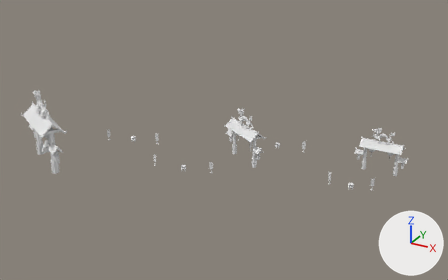
What one commit did to the glTF model models/lantern-festival/staticDecor.glb.
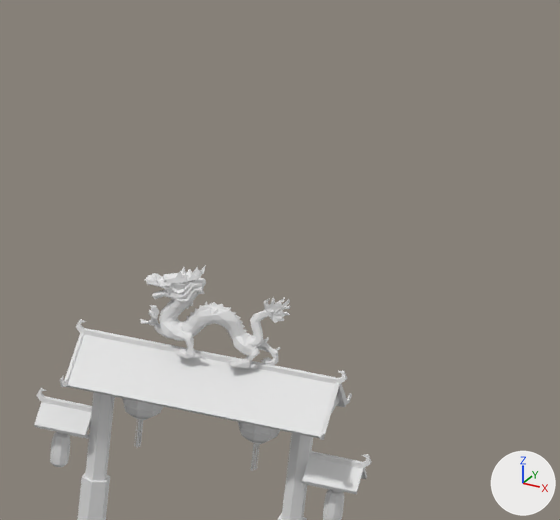
Each version is shown whole from a camera (50 mm lens) standing at (-114.8, -374.8, 93.1) and looking at (-207.5, -206.3, 8.9), then close up on the part from 78% to 98% of the width and 30% to 60% of the height. Every picture has the same lights, and +X, +Y and +Z are marked at lower right. Objects named as collision shapes, trigger or cutter boxes, shadow casters or lower levels of detail are left out. Where no turn or scale is listed for an object, it has been applied to the vertices.

Objects in the first close-up: 'ChineseGate_03', 'ChineseLantern_01', 'ChineseStatueDragon_01'.
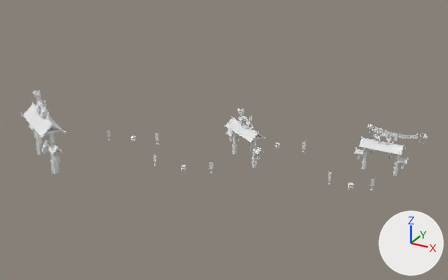
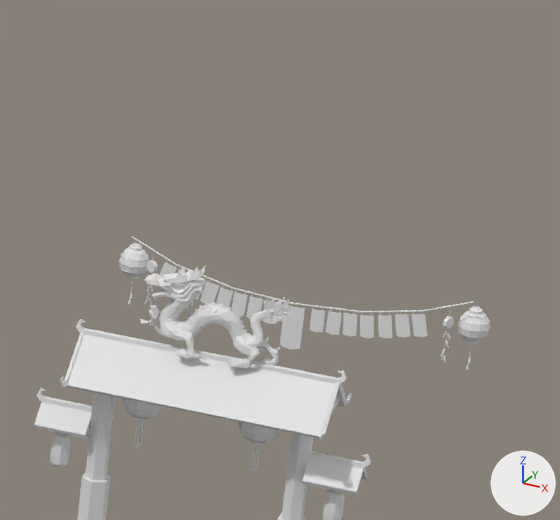
Changed parts and their boxes [x1, y1, x2, y2] in the close-ups (560 x 520 px):
'ChineseLantern_04', added: after [458, 306, 490, 370]
'ChineseFlag_06', added: after [280, 305, 305, 349]
'ChineseLantern_08', added: after [119, 242, 149, 305]
'extrudedSurface1', added: after [131, 236, 475, 313]
'ChineseFlag_05', added: after [411, 312, 428, 337]
'ChineseFlag_04', added: after [360, 313, 374, 338]
'ChineseFlag_02 (8)', added: after [395, 312, 410, 337]
'ChineseFlag_08', added: after [326, 309, 342, 335]
'ChineseFlag_03', added: after [378, 315, 393, 338]
'ChineseFlag_07', added: after [343, 313, 357, 336]
'ChineseFlag_09', added: after [309, 307, 325, 332]
'ChineseFlag_012', added: after [231, 291, 248, 316]
'ChineseFlag_014', added: after [200, 279, 219, 305]
'ChineseFlag_011', added: after [246, 294, 263, 319]
'ChineseFlag_013', added: after [216, 285, 233, 307]
'ChineseFireworks_02', added: after [441, 305, 454, 362]
'ChineseFireworks_03', added: after [144, 251, 157, 304]
'ChineseFlag_017', added: after [159, 261, 177, 277]
'ChineseFlag_010', added: after [262, 300, 277, 324]

Patch to the scene script:
```diff
--- a/models/lantern-festival/staticDecor.glb.py
+++ b/models/lantern-festival/staticDecor.glb.py
@@ ob_chineseflag_017 @@
+ob_chineseflag_017 = bpy.data.objects.new('ChineseFlag_017', me_chineseflag_017)  # 76 vertices, 140 faces; spans x -0.14..0.97, y -0.01..0.01, z 0.59..2.22; in mat_minitown_mtl (its picture is missing)
+ob_chineseflag_017.location = (-167.13, -166.96, 5.41)
@@ ob_chineseflag_014 @@
+ob_chineseflag_014 = bpy.data.objects.new('ChineseFlag_014', me_chineseflag_014)  # 76 vertices, 140 faces; spans x -0.22..0.79, y -0.01..0.01, z 0.63..2.24; in mat_minitown_mtl (its picture is missing)
+ob_chineseflag_014.location = (-164.42, -166.96, 4.71)
@@ ob_chineseflag_013 @@
+ob_chineseflag_013 = bpy.data.objects.new('ChineseFlag_013', me_chineseflag_013)  # 76 vertices, 140 faces; spans x -0.26..0.68, y -0.01..0.01, z 0.65..2.25; in mat_minitown_mtl (its picture is missing)
+ob_chineseflag_013.location = (-163.49, -166.96, 4.5)
@@ ob_chineseflag_012 @@
+ob_chineseflag_012 = bpy.data.objects.new('ChineseFlag_012', me_chineseflag_012)  # 76 vertices, 140 faces; spans x -0.33..0.51, y -0.01..0.01, z 0.66..2.25; in mat_minitown_mtl (its picture is missing)
+ob_chineseflag_012.location = (-162.48, -166.96, 4.38)
@@ ob_chineseflag_011 @@
+ob_chineseflag_011 = bpy.data.objects.new('ChineseFlag_011', me_chineseflag_011)  # 76 vertices, 140 faces; spans x -0.34..0.49, y -0.01..0.01, z 0.66..2.25; in mat_minitown_mtl (its picture is missing)
+ob_chineseflag_011.location = (-161.56, -166.96, 4.31)
@@ ob_chineseflag_010 @@
+ob_chineseflag_010 = bpy.data.objects.new('ChineseFlag_010', me_chineseflag_010)  # 76 vertices, 140 faces; spans x -0.36..0.44, y -0.01..0.01, z 0.66..2.24; in mat_minitown_mtl (its picture is missing)
+ob_chineseflag_010.location = (-160.62, -166.96, 4.26)
@@ ob_chineseflag_09 @@
+ob_chineseflag_09 = bpy.data.objects.new('ChineseFlag_09', me_chineseflag_09)  # 76 vertices, 140 faces; spans x -0.38..0.38, y -0.01..0.01, z 0.66..2.24; in mat_minitown_mtl (its picture is missing)
+ob_chineseflag_09.location = (-157.9, -166.96, 4.28)
@@ ob_chineseflag_08 @@
+ob_chineseflag_08 = bpy.data.objects.new('ChineseFlag_08', me_chineseflag_09.copy())
+ob_chineseflag_08.location = (-156.98, -166.96, 4.33)
@@ ob_chineseflag_07 @@
+ob_chineseflag_07 = bpy.data.objects.new('ChineseFlag_07', me_chineseflag_07)  # 76 vertices, 140 faces; spans x -0.54..0.33, y -0.01..0.01, z 0.66..2.25; in mat_minitown_mtl (its picture is missing)
+ob_chineseflag_07.location = (-155.96, -166.96, 4.43)
@@ ob_chineseflag_04 @@
+ob_chineseflag_04 = bpy.data.objects.new('ChineseFlag_04', me_chineseflag_04)  # 76 vertices, 140 faces; spans x -0.63..0.29, y -0.01..0.01, z 0.66..2.25; in mat_minitown_mtl (its picture is missing)
+ob_chineseflag_04.location = (-154.95, -166.96, 4.52)
@@ ob_chineseflag_03 @@
+ob_chineseflag_03 = bpy.data.objects.new('ChineseFlag_03', me_chineseflag_03)  # 76 vertices, 140 faces; spans x -0.7..0.26, y -0.01..0.01, z 0.64..2.25; in mat_minitown_mtl (its picture is missing)
+ob_chineseflag_03.location = (-153.9, -166.96, 4.73)
@@ ob_chineseflag_02__8 @@
+ob_chineseflag_02__8 = bpy.data.objects.new('ChineseFlag_02 (8)', me_chineseflag_02_008)  # 76 vertices, 140 faces; spans x -0.8..0.22, y -0.01..0.01, z 0.63..2.24; in mat_minitown_mtl (its picture is missing)
+ob_chineseflag_02__8.location = (-152.89, -166.96, 4.99)
@@ ob_chineseflag_05 @@
+ob_chineseflag_05 = bpy.data.objects.new('ChineseFlag_05', me_chineseflag_05)  # 76 vertices, 140 faces; spans x -0.84..0.2, y -0.01..0.01, z 0.62..2.24; in mat_minitown_mtl (its picture is missing)
+ob_chineseflag_05.location = (-151.94, -166.96, 5.21)
@@ ob_chineseflag_06 @@
+ob_chineseflag_06 = bpy.data.objects.new('ChineseFlag_06', me_chineseflag_06)  # 76 vertices, 140 faces; spans x -0.56..0.61, y -0.01..0.01, z 1.26..4.12; in mat_minitown_mtl (its picture is missing)
+ob_chineseflag_06.location = (-159.27, -166.96, 2.35)
@@ ob_extrudedsurface1 @@
+ob_extrudedsurface1 = bpy.data.objects.new('extrudedSurface1', me_extrudedsurface1)  # 56 vertices, 96 faces; spans x -9.8..9.8, y -0.1..0.1, z 5.3..7.7; in mat_minitown_mtl (its picture is missing)
+ob_extrudedsurface1.location = (-159.23, -166.96, 1.03)
@@ ob_chinesefireworks_02 @@
+ob_chinesefireworks_02 = bpy.data.objects.new('ChineseFireworks_02', me_chinesefireworks_02)  # 388 vertices, 640 faces; spans x -0.26..0.22, y -0.34..0.36, z 0.01..3.45; in mat_minitown_mtl (its picture is missing)
+ob_chinesefireworks_02.location = (-150.69, -166.96, 4.65)
@@ ob_chinesefireworks_03 @@
+ob_chinesefireworks_03 = bpy.data.objects.new('ChineseFireworks_03', me_chinesefireworks_03)  # 388 vertices, 640 faces; spans x -0.32..0.35, y -0.26..0.3, z 0.01..3.45; in mat_minitown_mtl (its picture is missing)
+ob_chinesefireworks_03.location = (-167.64, -166.96, 4.65)
@@ ob_chineselantern_08 @@
+ob_chineselantern_08 = bpy.data.objects.new('ChineseLantern_08', me_chineselantern_08)  # 430 vertices, 692 faces; spans x -0.88..0.88, y -0.89..0.85, z -0.98..2.92; in mat_minitown_mtl (its picture is missing), mat_minitownemissive_mtl (its picture is missing)
+ob_chineselantern_08.location = (-168.94, -165.95, 5.02)
@@ ob_chineselantern_04 @@
+ob_chineselantern_04 = bpy.data.objects.new('ChineseLantern_04', me_chineselantern_08.copy())
+ob_chineselantern_04.location = (-149.49, -165.95, 5.02)
```
